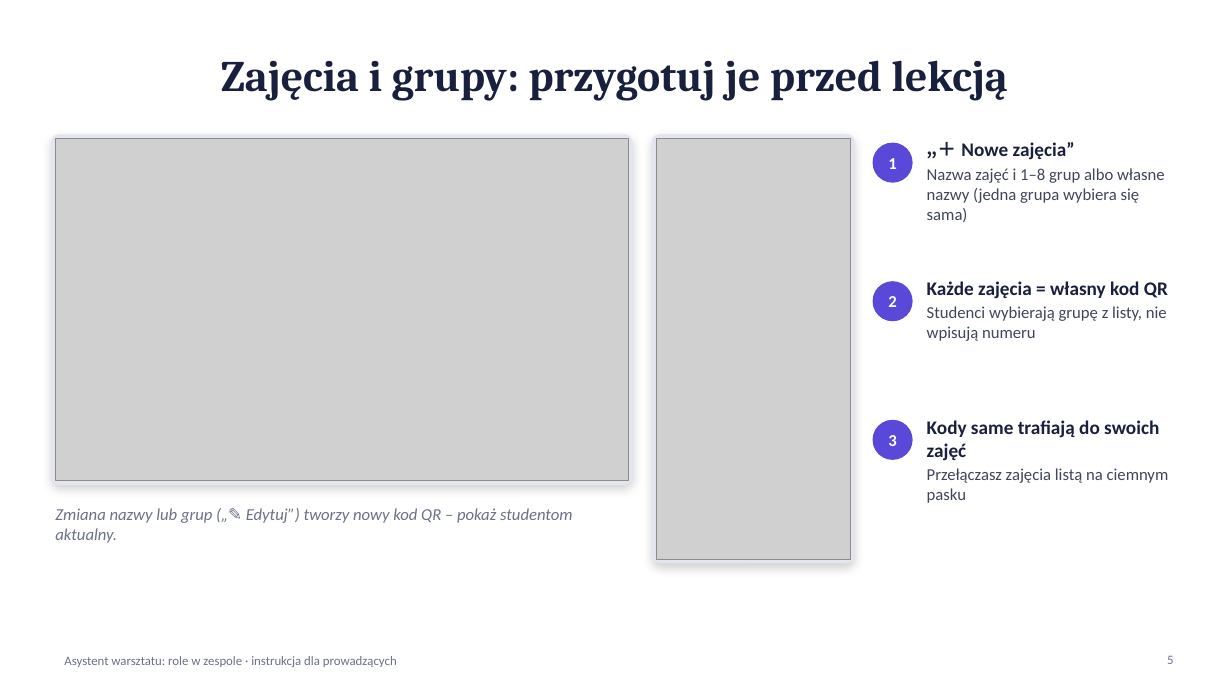
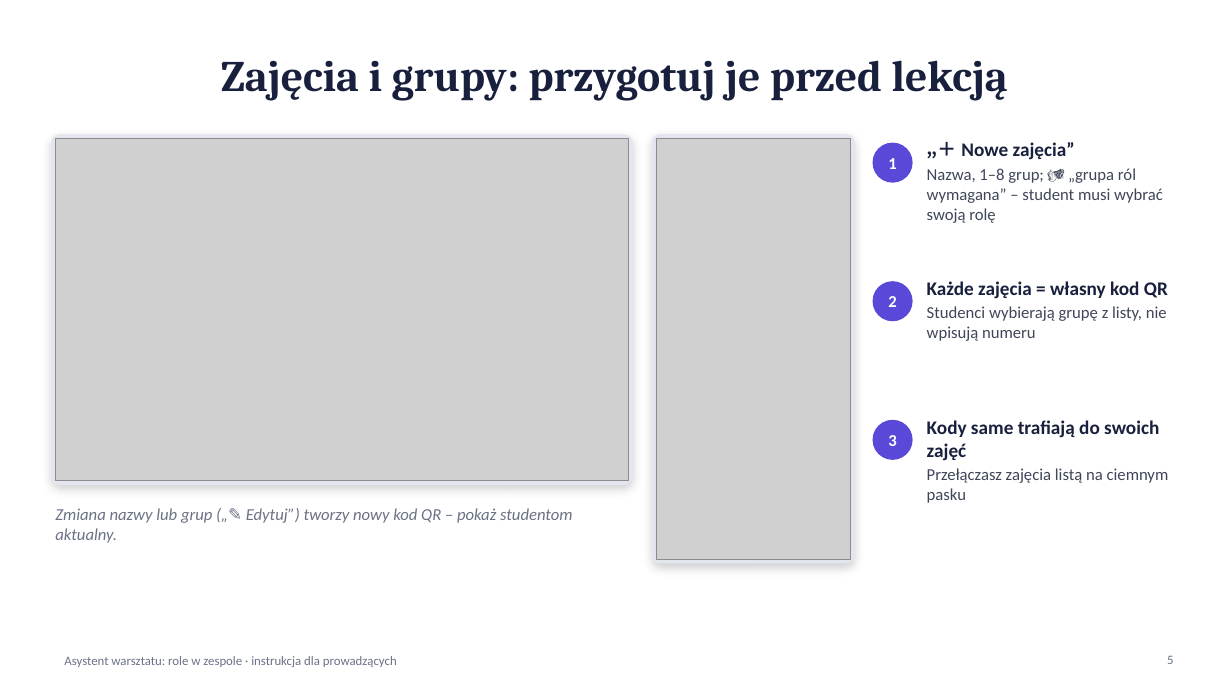
Before and after one commit to lwawrzynek/team-roles-workshop, a slide deck: slide 5 of Instrukcja-dla-prowadzacych.pptx. Drawn at 1232x693 pixels with LibreOffice and Linux fonts; fonts in the diff are those of the drawing; grey boxes stand for pictures. Boxes give left, top, right and bottom in pixels: in the first picture for what was removed or moved away, otherwise in the second. Text is boxed around its words. In the diff, an @@ line names an element or a change of style, - is before the commit and + after.

```diff
--- a/Instrukcja-dla-prowadzacych.pptx
+++ b/Instrukcja-dla-prowadzacych.pptx
@@ text at bbox=[927, 168, 1163, 223]: text changed @@
-Nazwa zajęć i 1–8 grup albo własne nazwy (jedna grupa wybiera się sama)
+Nazwa, 1–8 grup; 🎭 „grupa ról wymagana” – student musi wybrać swoją rolę
```
Also in this commit, not shown: 1 other file.
